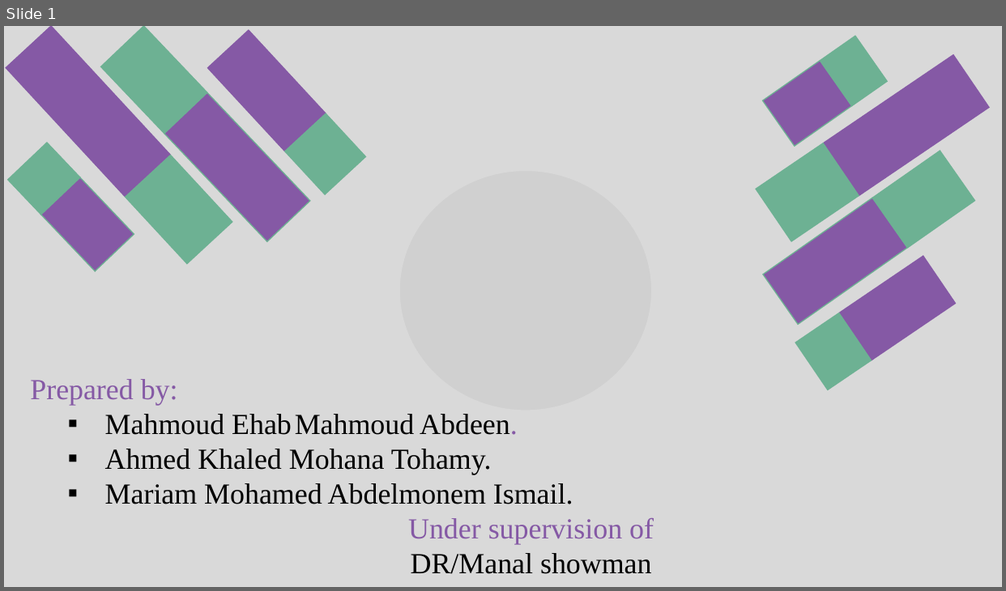
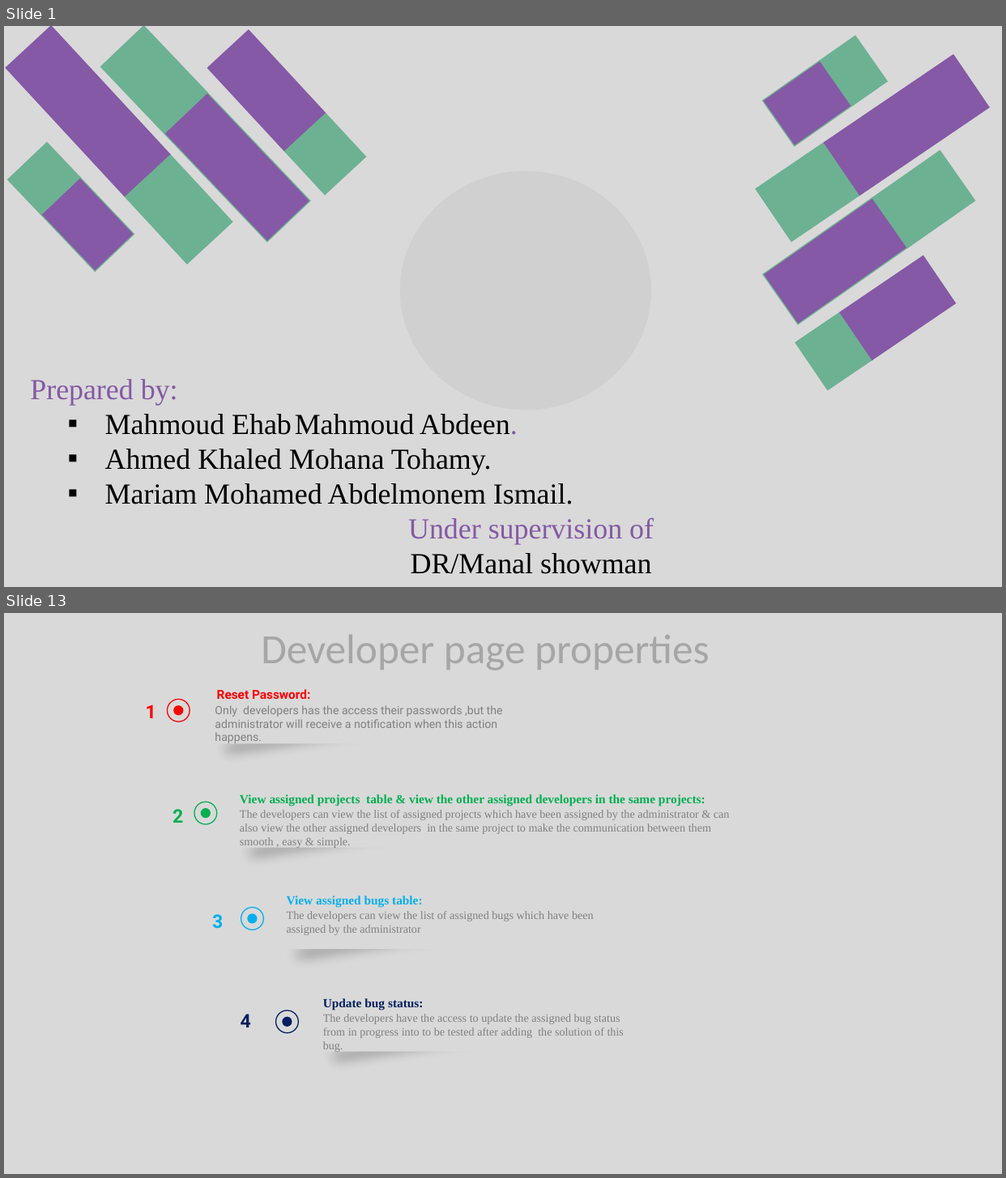
Before and after one commit to M-627/Bug-Tracking-System, a slide deck: documents & diagrams/Presentation1.pptx. Shown one above the other, each under a label of ours: slide 1 before the commit, slides 1 and 13 after it; the slides between them are not shown. The pictures are 1006x591 and 1006x1178 pixels, drawn with LibreOffice and Linux fonts; fonts in the diff are those of the drawing; grey boxes stand for pictures. Boxes give left, top, right and bottom in pixels: in the first picture for what was removed or moved away, otherwise in the second. Text is boxed around its words. In the diff, an @@ line names an element or a change of style, - is before the commit and + after.

```diff
--- a/documents & diagrams/Presentation1.pptx
+++ b/documents & diagrams/Presentation1.pptx
@@ slide 13 added at box(4, 613, 1002, 1174), background #D9D9D9 @@
@@ text added at box(261, 635, 709, 671), 40 pt, text #A6A6A6 @@
+Developer page properties
@@ rounded rectangle added at box(195, 678, 548, 743), fill #D9D9D9 @@
@@ text added at box(146, 705, 156, 718), 18 pt, text #FF0000, bold @@
+1
@@ ellipse added at box(167, 699, 189, 722), outline #FF0000 1 pt @@
@@ ellipse added at box(173, 706, 183, 716), fill #FF0000 @@
@@ rectangle added at box(194, 692, 417, 781), fill #000000 at 34% opacity @@
@@ text added at box(215, 705, 503, 743), 11 pt, text #808080 @@
+Only developers has the access their passwords ,but the administrator will receive a notification when this action happens.
@@ text added at box(217, 689, 310, 699), 12 pt, text #FF0000, bold @@
+Reset Password:
@@ rounded rectangle added at box(219, 782, 759, 847), fill #D9D9D9 @@
@@ ellipse added at box(194, 802, 216, 824), outline #00B050 1 pt @@
@@ rectangle added at box(219, 795, 442, 886), fill #000000 at 34% opacity @@
@@ text added at box(240, 794, 705, 806), 12 pt, text #00B050, bold @@
+View assigned projects table & view the other assigned developers in the same projects:
@@ text added at box(172, 809, 183, 823), 18 pt, text #00B050, bold @@
+2
@@ ellipse added at box(201, 808, 211, 818), fill #00B050 @@
@@ text added at box(240, 810, 730, 848), 11 pt, text #808080 @@
+The developers can view the list of assigned projects which have been assigned by the administrator & can also view the other assigned developers in the same project to make the communication between them smooth , easy & simple.
@@ rectangle added at box(266, 897, 488, 987), fill #000000 at 34% opacity @@
@@ rounded rectangle added at box(266, 884, 619, 949), fill #D9D9D9 @@
@@ text added at box(287, 896, 423, 908), 12 pt, text #00B0F0, bold @@
+View assigned bugs table:
@@ text added at box(212, 914, 223, 929), 18 pt, text #00B0F0, bold @@
+3
@@ ellipse added at box(241, 907, 264, 930), outline #00B0F0 1 pt @@
@@ ellipse added at box(247, 914, 257, 924), fill #00B0F0 @@
@@ text added at box(287, 911, 594, 935), 11 pt, text #808080 @@
+The developers can view the list of assigned bugs which have been assigned by the administrator
@@ rectangle added at box(303, 1000, 525, 1090), fill #000000 at 34% opacity @@
@@ rounded rectangle added at box(303, 986, 655, 1052), fill #D9D9D9 @@
@@ text added at box(323, 999, 424, 1011), 12 pt, text #002060, bold @@
+Update bug status:
@@ text added at box(241, 1014, 251, 1028), 18 pt, text #002060, bold @@
+4
@@ ellipse added at box(275, 1011, 298, 1033), outline #002060 1 pt @@
@@ ellipse added at box(283, 1017, 292, 1027), fill #002060 @@
@@ text added at box(323, 1014, 624, 1052), 11 pt, text #808080 @@
+The developers have the access to update the assigned bug status from in progress into to be tested after adding the solution of this bug.
```
Also in this commit, not shown: 10 slides changed, 6 other slides added, 42 other files.
